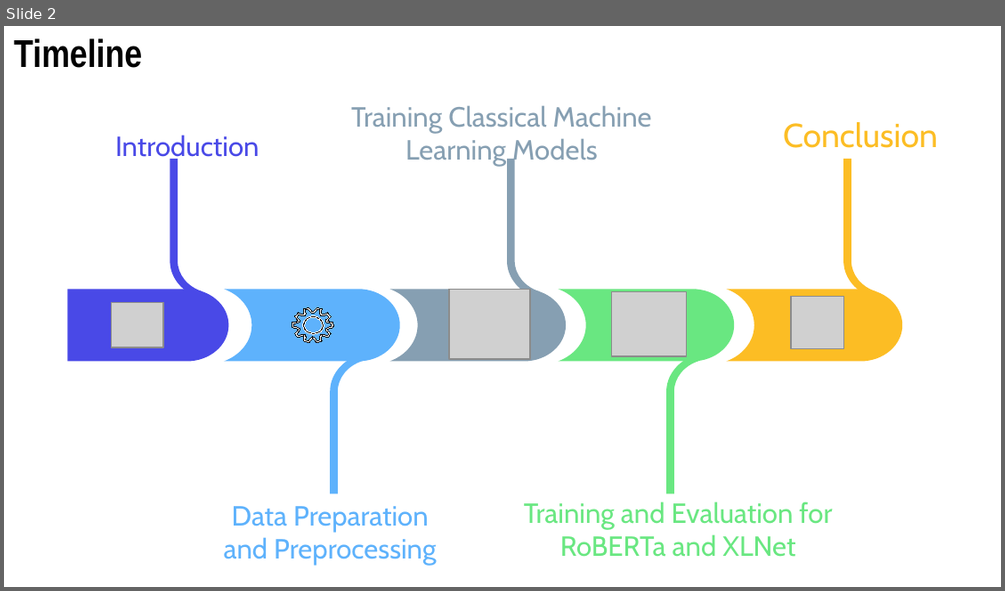
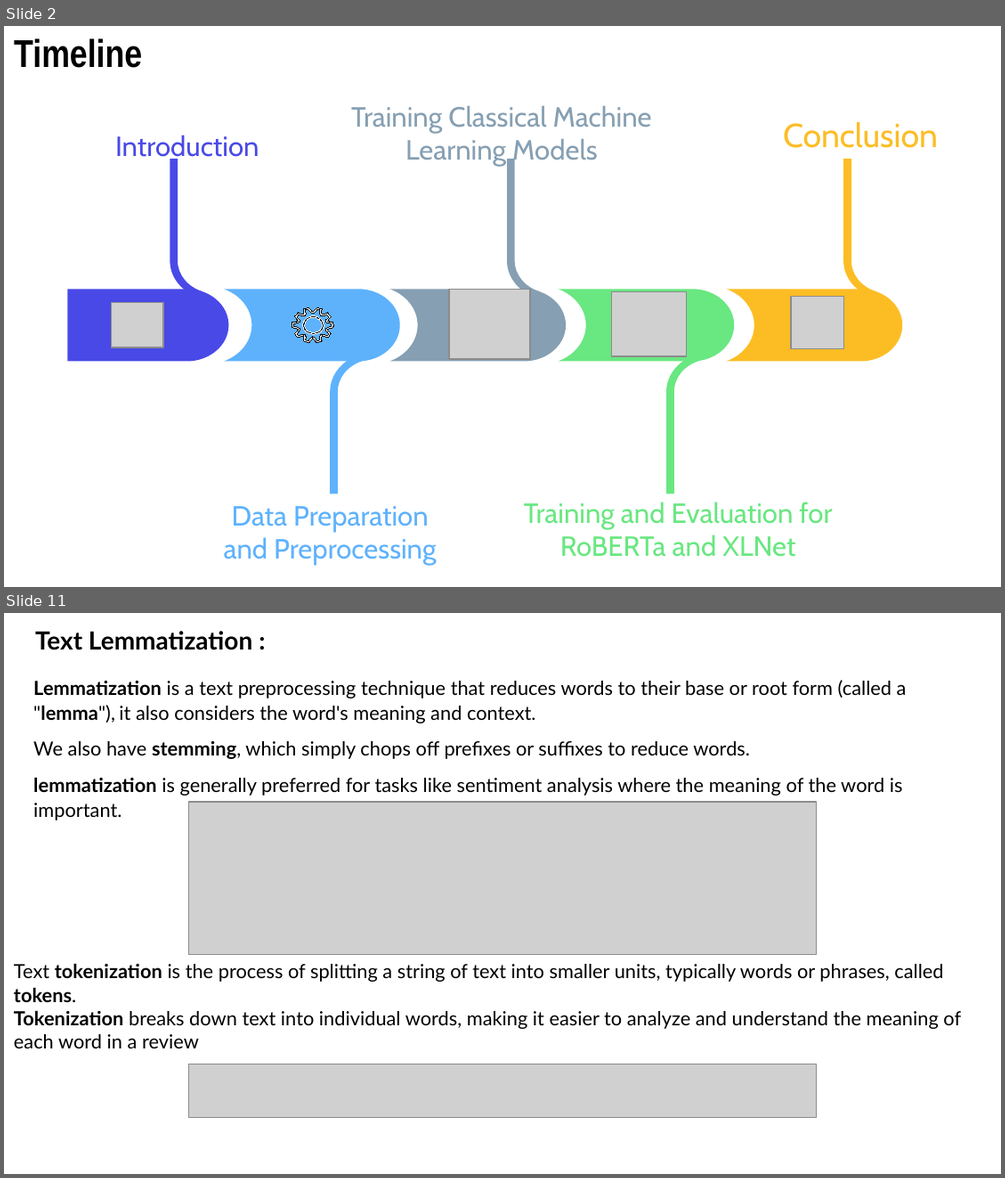
Before and after one commit to elghallali/Customer-Reviews-Classification, a slide deck: reports/Machine Learning Infographics by Slidesgo.pptx. Shown one above the other, each under a label of ours: slide 2 before the commit, slides 2 and 11 after it; the slides between them are not shown. The pictures are 1005x591 and 1005x1178 pixels, drawn with LibreOffice and Linux fonts; fonts in the diff are those of the drawing; grey boxes stand for pictures. Boxes give left, top, right and bottom in pixels: in the first picture for what was removed or moved away, otherwise in the second. Text is boxed around its words. In the diff, an @@ line names an element or a change of style, - is before the commit and + after.

```diff
--- a/reports/Machine Learning Infographics by Slidesgo.pptx
+++ b/reports/Machine Learning Infographics by Slidesgo.pptx
@@ slide 11 added at (x1=4, y1=613, x2=1001, y2=1174), background #FFFFFF @@
@@ title added at (x1=35, y1=631, x2=252, y2=650), 18 pt, text #000000, bold @@
+Text Lemmatization :
@@ text added at (x1=33, y1=680, x2=906, y2=795), 14 pt, text #000000 @@
+Lemmatization is a text preprocessing technique that reduces words to their base or root form (called a "lemma"), it also considers the word's meaning and context.
+We also have stemming, which simply chops off prefixes or suffixes to reduce words.
+lemmatization is generally preferred for tasks like sentiment analysis where the meaning of the word is important.
@@ picture added at (x1=188, y1=802, x2=817, y2=954) @@
@@ text added at (x1=14, y1=963, x2=961, y2=1048), 14 pt, text #000000 @@
+Text tokenization is the process of splitting a string of text into smaller units, typically words or phrases, called tokens.
+Tokenization breaks down text into individual words, making it easier to analyze and understand the meaning of each word in a review
@@ picture added at (x1=188, y1=1063, x2=817, y2=1118) @@
```
Also in this commit, not shown: 23 slides changed, 15 other slides added, 1 slide removed, 16 other files.
